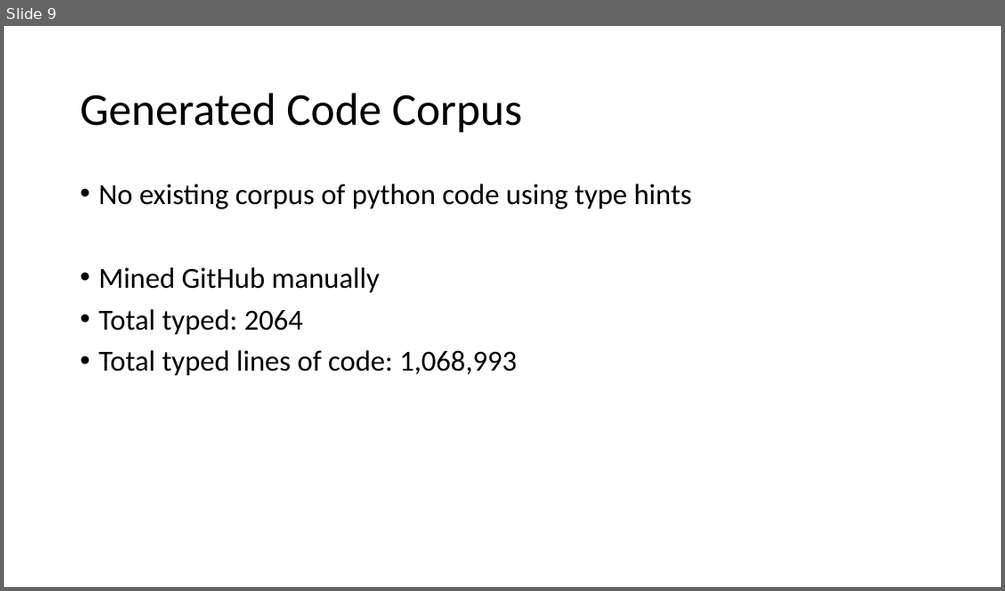
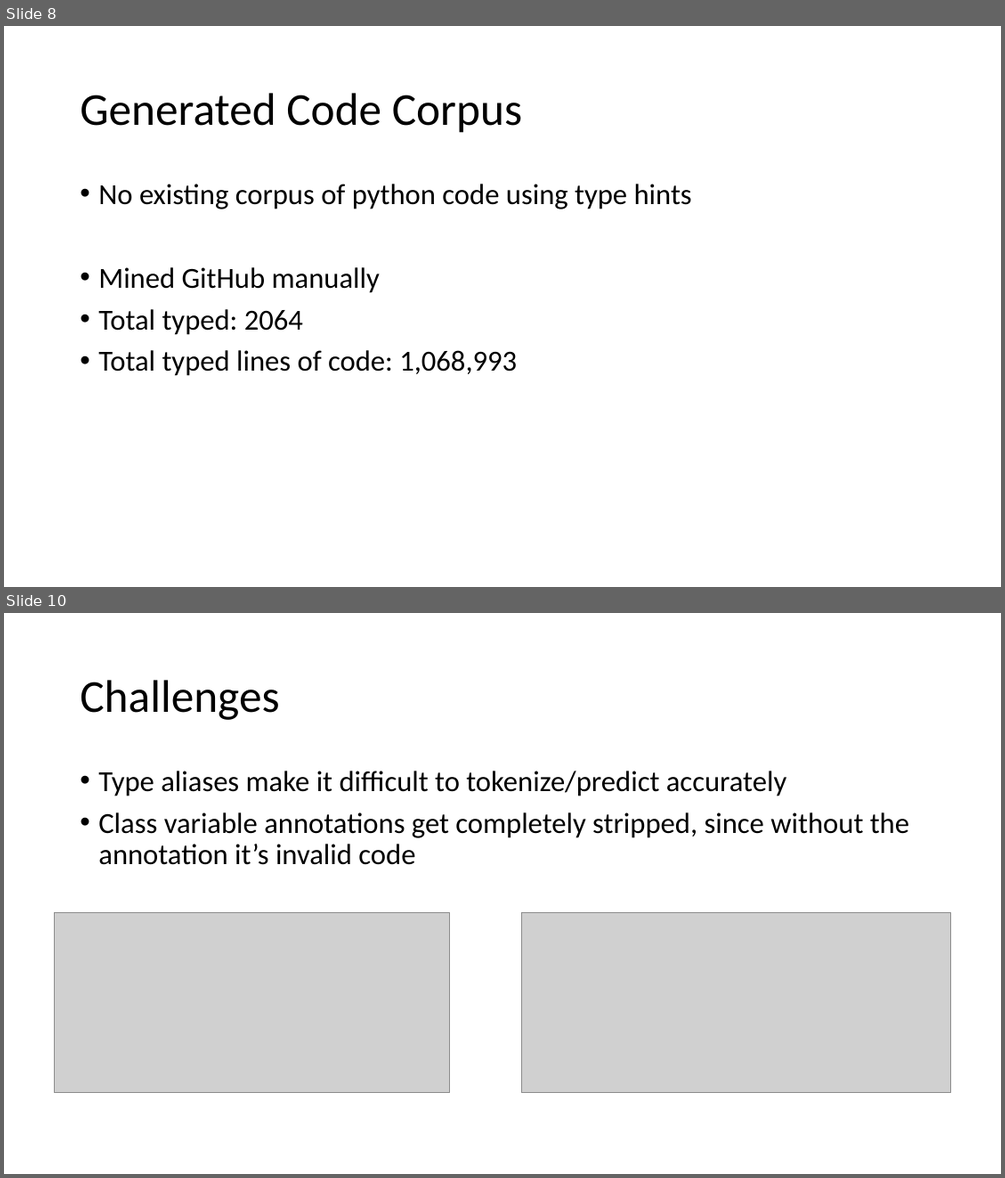
Before and after one commit to tjchambers32/ecs289-final, a slide deck: deeptyper for python.pptx. Shown one above the other, each under a label of ours: slide 9 before the commit, slides 8 and 10 after it; the slides between them are not shown. The pictures are 1005x591 and 1005x1178 pixels, drawn with LibreOffice and Linux fonts; fonts in the diff are those of the drawing; grey boxes stand for pictures. Boxes give left, top, right and bottom in pixels: in the first picture for what was removed or moved away, otherwise in the second. Text is boxed around its words. In the diff, an @@ line names an element or a change of style, - is before the commit and + after.

```diff
--- a/deeptyper for python.pptx
+++ b/deeptyper for python.pptx
@@ slide 10 added at <box>4,613,1001,1174</box>, background #FFFFFF @@
@@ title added at <box>80,680,279,720</box>, 44 pt, text #000000 @@
+Challenges
@@ text added at <box>98,771,909,865</box>, 28 pt, text #000000 @@
+• Type aliases make it difficult to tokenize/predict accurately
+• Class variable annotations get completely stripped, since without the annotation it’s invalid code
@@ picture added at <box>55,912,450,1093</box> @@
@@ picture added at <box>521,912,951,1093</box> @@
@@ what was slide 9 is now slide 8 @@
```
Also in this commit, not shown: 2 slides changed, 2 other slides added, 2 slides removed, 4 other files.
